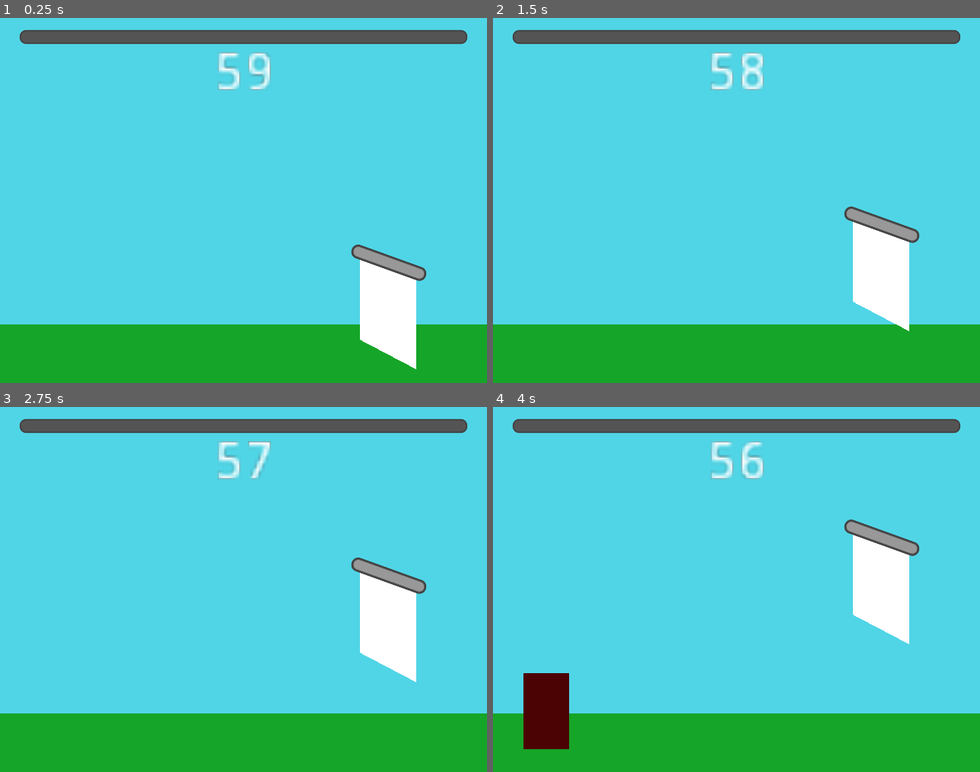
Above: before the commit, frames 1-4 (two rows, left to right).
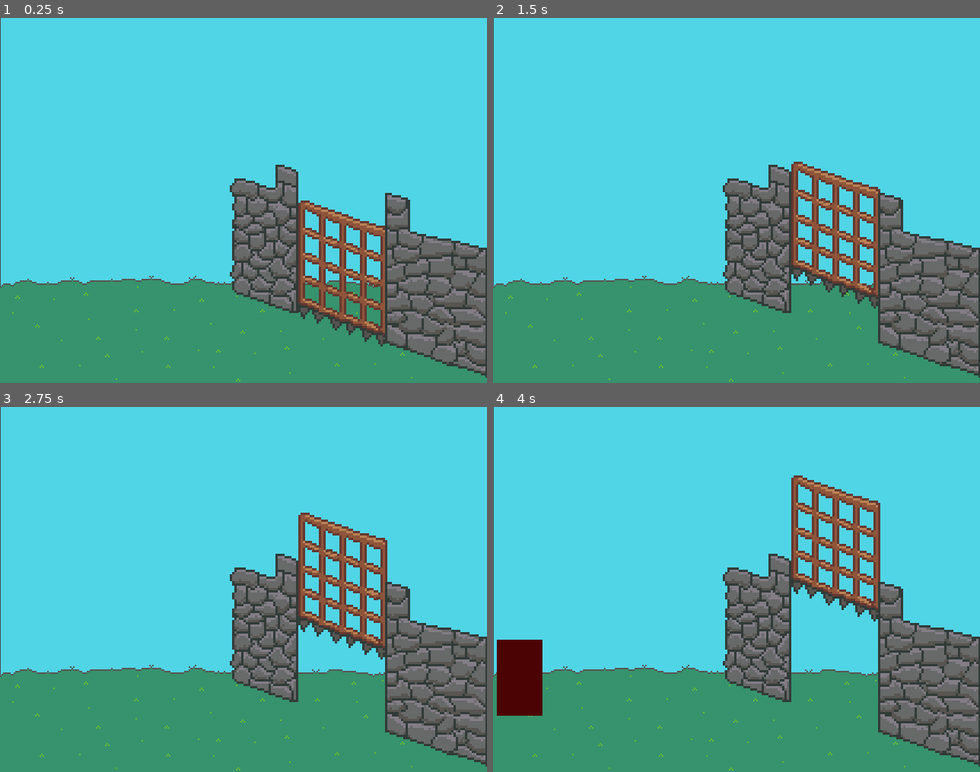
Above: after the commit, the same moments.

Repository: dudezord/01-portcullis
Game: Godot game, scene res://Game.tscn
The game is run twice, just before and just after one commit, with the same random seed, the same clock (stepped at 60 frames per second) and the same inputs.
Inputs:
- Up to frame 1 (0.25 s): no input
- Up to frame 2 (1.5 s): tap Enter (ui_accept) at 0.5, 0.77 s; hold Right 0.53-1.28 s; hold Tab 0.53-1.28 s; hold Left from 1.28 s (still down); tap 0 at 1.35 s
- Up to frame 3 (2.75 s): tap Enter (ui_accept) at 1.52 s; release Left at 2.03 s; hold Right from 2.03 s (still down); hold Tab from 2.03 s (still down)
- Up to frame 4 (4 s): release Tab at 2.78 s; tap 0 at 2.85 s; tap Enter (ui_accept) at 3.02, 3.77 s; release Right at 3.53 s; hold Left from 3.53 s (still down); hold Tab from 3.53 s (still down)

The runs differ from the first frame. In frame 1, 42% of the frame differs, in the area x 0-100%, y 0-100%; in frame 2, 43%; in frame 3, 44%; in frame 4, 45%.

Commit message:
Gate, Grass and Wall art

Diff:
--- a/Game.gd
+++ b/Game.gd
@@ -25,7 +25,7 @@
 
 func _process(delta):
 	_delta = delta
-	$GateHolder/Gate/GateHealthBar.value = $GateHolder/Gate.health
+	$GateHolder/GateHealthBar.value = $GateHolder/Gate.health
 
 func _input(event):
 	if event.is_action_pressed("ui_page_up"):
--- a/Game.tscn
+++ b/Game.tscn
@@ -8,6 +8,9 @@
 [ext_resource path="res://Despawner.gd" type="Script" id=6]
 [ext_resource path="res://MoraleBar.gd" type="Script" id=7]
 [ext_resource path="res://TimerText.gd" type="Script" id=8]
+[ext_resource path="res://assets/grass.png" type="Texture" id=9]
+[ext_resource path="res://assets/gate_fg.png" type="Texture" id=10]
+[ext_resource path="res://assets/gate_bg.png" type="Texture" id=11]
 
 [sub_resource type="StyleBoxFlat" id=2]
 corner_radius_top_left = 10
@@ -65,6 +68,7 @@
 expand_margin_bottom = 4.0
 
 [node name="Node2D" type="Node2D"]
+position = Vector2( 1, 0 )
 script = ExtResource( 5 )
 
 [node name="Background" type="ColorRect" parent="."]
@@ -72,25 +76,44 @@
 margin_bottom = 480.0
 color = Color( 0.317647, 0.839216, 0.905882, 1 )
 
-[node name="Ground" type="ColorRect" parent="."]
-margin_top = 403.0
-margin_right = 640.0
-margin_bottom = 480.0
-color = Color( 0.0862745, 0.65098, 0.160784, 1 )
+[node name="Grass2" type="Sprite" parent="."]
+position = Vector2( -445, 472 )
+scale = Vector2( 2, 2 )
+texture = ExtResource( 9 )
+offset = Vector2( 320, -16 )
+
+[node name="Grass3" type="Sprite" parent="."]
+position = Vector2( -57, 470 )
+scale = Vector2( 2, 2 )
+texture = ExtResource( 9 )
+offset = Vector2( 320, -16 )
+
+[node name="Grass" type="Sprite" parent="."]
+position = Vector2( -321, 399 )
+scale = Vector2( 2, 2 )
+texture = ExtResource( 9 )
+offset = Vector2( 320, -16 )
+
+[node name="GateBg" type="Sprite" parent="."]
+position = Vector2( 451, 310 )
+scale = Vector2( 3, 3 )
+texture = ExtResource( 11 )
 
 [node name="GateHolder" type="Node2D" parent="."]
-position = Vector2( 508, 423 )
+position = Vector2( 448, 355 )
 
 [node name="Gate" parent="GateHolder" instance=ExtResource( 4 )]
+scale = Vector2( 1.5, 1.5 )
 
-[node name="GateHealthBar" type="ProgressBar" parent="GateHolder/Gate"]
-margin_left = -40.0
-margin_top = -122.0
-margin_right = 55.0
-margin_bottom = -112.0
+[node name="GateHealthBar" type="ProgressBar" parent="GateHolder"]
+visible = false
+margin_left = -41.0
+margin_top = -143.0
+margin_right = 54.0
+margin_bottom = -133.0
 grow_horizontal = 2
 grow_vertical = 2
-rect_rotation = 19.8592
+rect_rotation = 14.1443
 custom_styles/fg = SubResource( 2 )
 custom_styles/bg = SubResource( 3 )
 step = 1.0
@@ -98,7 +121,7 @@
 percent_visible = false
 
 [node name="Despawner" type="Node2D" parent="."]
-position = Vector2( 753, 240 )
+position = Vector2( 735, 185 )
 script = ExtResource( 6 )
 
 [node name="Area2D" type="Area2D" parent="Despawner"]
@@ -111,7 +134,7 @@
 shape = SubResource( 1 )
 
 [node name="Spawner" type="Node2D" parent="."]
-position = Vector2( -40, 450 )
+position = Vector2( -76, 406 )
 script = ExtResource( 1 )
 mob_scenes = [ ExtResource( 2 ), ExtResource( 3 ) ]
 mob_weights = [ 1.0, 1.0 ]
@@ -121,6 +144,7 @@
 autostart = true
 
 [node name="MoraleBar" type="ProgressBar" parent="."]
+visible = false
 margin_left = 30.0
 margin_top = 20.0
 margin_right = 610.0
@@ -133,6 +157,7 @@
 script = ExtResource( 7 )
 
 [node name="Label" type="Label" parent="."]
+visible = false
 anchor_right = 1.0
 margin_left = 281.0
 margin_top = 40.0
@@ -148,6 +173,11 @@
 wait_time = 60.0
 autostart = true
 
+[node name="GateFg" type="Sprite" parent="."]
+position = Vector2( 448, 308 )
+scale = Vector2( 3, 3 )
+texture = ExtResource( 10 )
+
 [connection signal="area_entered" from="Despawner/Area2D" to="Despawner" method="_on_Area2D_area_entered"]
 [connection signal="timeout" from="Spawner/Timer" to="Spawner" method="_on_Timer_timeout"]
 [connection signal="timeout" from="Label/Timer" to="." method="_on_Timer_timeout"]
--- a/gate/Gate.tscn
+++ b/gate/Gate.tscn
@@ -1,6 +1,7 @@
 [gd_scene load_steps=8 format=2]
 
 [ext_resource path="res://gate/Gate.gd" type="Script" id=1]
+[ext_resource path="res://assets/gate_main.png" type="Texture" id=2]
 
 [sub_resource type="Animation" id=2]
 length = 0.001
@@ -89,25 +90,25 @@
 anims/open_gate_fast = SubResource( 5 )
 anims/open_gate_fastest = SubResource( 4 )
 
-[node name="Polygon2D" type="Polygon2D" parent="."]
-position = Vector2( 5.96046e-08, 7.62939e-06 )
-scale = Vector2( 1.04225, 1.07914 )
-offset = Vector2( -97.5811, -151.86 )
-polygon = PoolVector2Array( 64, 49, 64, 152, 135, 188, 135, 74 )
+[node name="Gate" type="Sprite" parent="."]
+position = Vector2( 2, -31 )
+scale = Vector2( 2, 2 )
+texture = ExtResource( 2 )
 
 [node name="AreaKill" type="Area2D" parent="."]
 collision_mask = 2
 
 [node name="CollisionPolygon2D" type="CollisionPolygon2D" parent="AreaKill"]
-polygon = PoolVector2Array( -6, 15, 39, 39, 39, 16, -6, -5 )
+position = Vector2( 0, 3.449 )
+polygon = PoolVector2Array( -21, 18.551, 39, 39, 39, 12.551, -21, -4.449 )
 
 [node name="AreaStop" type="Area2D" parent="."]
 collision_layer = 4
 collision_mask = 16
 
 [node name="CollisionPolygon2D" type="CollisionPolygon2D" parent="AreaStop"]
-position = Vector2( -22, -12 )
-polygon = PoolVector2Array( -13, 12, 15, 27, 15, -89, -13, -99 )
+position = Vector2( -22, -8 )
+polygon = PoolVector2Array( -3, 30, 12, 34, 12, -71, -3, -74 )
 
 [connection signal="animation_finished" from="AnimationPlayer" to="." method="_on_AnimationPlayer_animation_finished"]
 [connection signal="area_entered" from="AreaKill" to="." method="_on_AreaKill_area_entered"]
Not shown: 1 places in Game.tscn that only renumber resources
Binary file added: assets/_raw/gate.aseprite
Binary file added: assets/gate_bg.png
Not shown, added: assets/gate_bg.png.import
Binary file added: assets/gate_fg.png
Not shown, added: assets/gate_fg.png.import
Binary file added: assets/gate_main.png
Not shown, added: assets/gate_main.png.import
Binary file added: assets/gate_wall.png
Not shown, added: assets/gate_wall.png.import
Binary file added: assets/grass.png
Not shown, added: assets/grass.png.import
